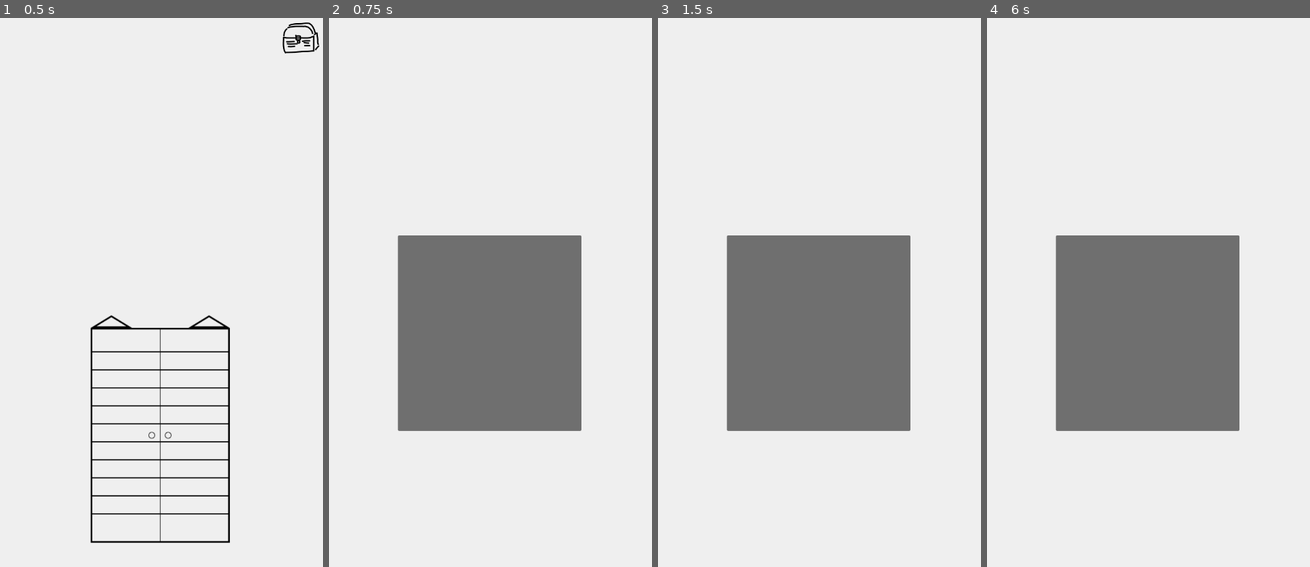
Above: before the commit, frames 1-4 (left to right).
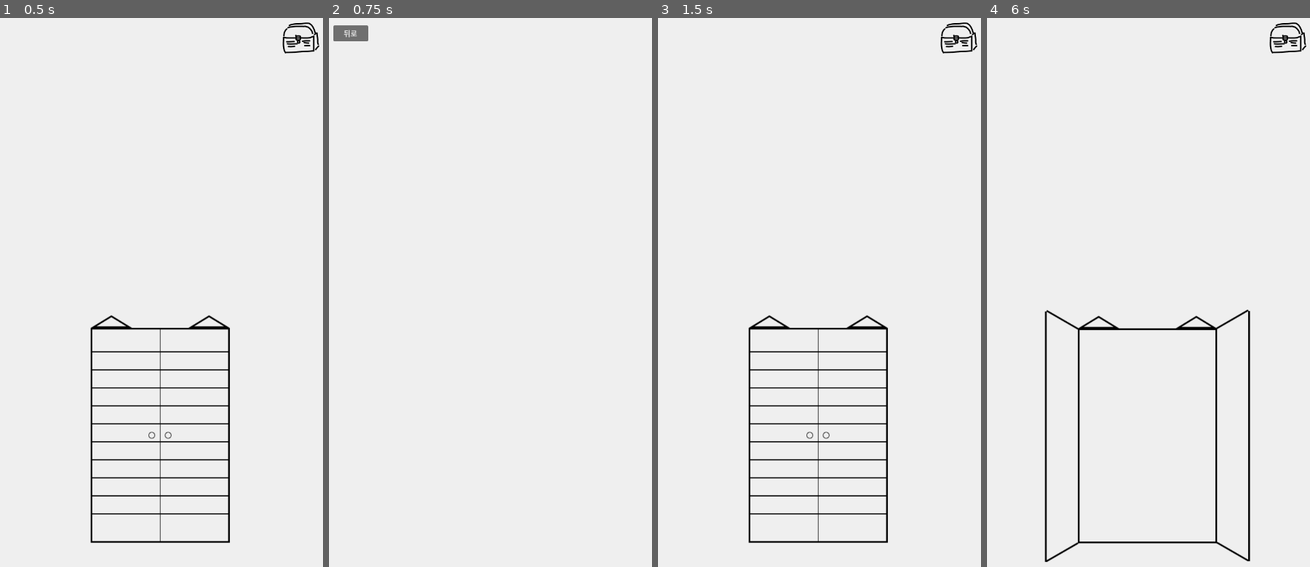
Above: after the commit, the same moments.

Repository: oycoyj2/whatsinthecabinet
Game: Godot game, scene res://scenes/main_scene.tscn
Same seed, same stepped clock (60 frames per second), same inputs: the game is played once before the commit and once after it.
Inputs (mouse positions are in pixels of both pictures, inside the frame that each line leads up to):
- Up to frame 1 (0.5 s): no input
- Up to frame 2 (0.75 s): click (629, 39) at 0.5 s
- Up to frame 3 (1.5 s): click (680, 34) at 1.25 s, where only the run after the commit has a clickable "뒤로"
- Up to frame 4 (6 s): click (1287, 39) at 2.02 s; click (1009, 34) at 2.75 s, where only the run after the commit has a clickable "뒤로"; click (1287, 39) at 3.52 s; click (1009, 34) at 4.25 s, where only the run after the commit has a clickable "뒤로"; tap Enter at 5 s; move the mouse to (1219, 281) at 5.02 s; click (1219, 281) at 5.17 s; tap Space at 5.75 s; move the mouse to (1080, 336) at 5.77 s; click (1080, 336) at 5.92 s

Frame 1 is identical in both runs. In frame 2, 21% of the frame differs, in the area x 1-79%, y 1-76%; in frame 3, 22%; in frame 4, 22%, in the area x 17-99%, y 0-100%.

Commit message:
#3 - 메인씬에서 아이템을 획득하면 컬렉션에 추가
획득한 아이템의 배치가 이상하지만, 일단 캐비넷에서 획득한 아이템을 컬렉션 씬에 나오게 하는데는 성공.

Diff:
--- a/project.godot
+++ b/project.godot
@@ -15,6 +15,10 @@
 config/features=PackedStringArray("4.3", "Mobile")
 config/icon="res://icon.svg"
 
+[autoload]
+
+CollectionManager="*res://scripts/collection_manager.gd"
+
 [display]
 
 window/size/viewport_width=720
--- /dev/null
+++ b/scenes/collection.gd
@@ -0,0 +1,45 @@
+extends Control
+
+@onready var grid_container = $ScrollContainer/GridContainer
+@onready var back_button = $BackButton
+
+func _ready():
+	display_collected_items()
+	print("CollectionScene이 준비되었습니다.")
+
+func display_collected_items():
+	var items = CollectionManager.get_collected_items()
+	print("수집된 아이템 수:", items.size())
+	for item in items:
+		var texture_button = TextureButton.new()
+		var texture = load(item.texture_path)
+		if texture:
+			texture_button.texture_normal = texture
+			texture_button.texture_hover = texture
+			texture_button.texture_pressed = texture
+		else:
+			print("Error: 아이템 텍스처를 로드할 수 없습니다:", item.texture_path)
+			continue  # 텍스처 로드 실패 시 해당 아이템을 건너뜁니다.
+
+		# 버튼 크기 및 설정 조정
+		texture_button.size = Vector2(2, 2) # 원하는 크기로 조정
+		texture_button.stretch_mode = TextureButton.STRETCH_KEEP_ASPECT_CENTERED
+
+		# 아이템 클릭 시 동작을 정의할 수 있습니다 (예: 상세보기)
+
+		# GridContainer에 버튼 추가
+		grid_container.add_child(texture_button)
+		print("컬렉션에 아이템 추가:", item.name)
+
+func _on_ItemButton_pressed(item: Dictionary):
+	# 아이템을 클릭했을 때의 동작을 정의합니다.
+	# 예를 들어, 아이템의 상세 정보를 표시하는 팝업을 열 수 있습니다.
+	print("아이템 클릭됨:", item.name)
+	# 추가적인 UI 요소를 통해 상세 정보를 표시할 수 있습니다.
+	# 예: 상세 정보 팝업 열기
+	# var popup = preload("res://scenes/ItemDetailPopup.tscn").instantiate()
+	# add_child(popup)
+	# popup.show_item_details(item)
+
+func _on_BackButton_pressed():
+	get_tree().change_scene_to_file.bind("res://scenes/main_scene.tscn").call_deferred()
--- a/scenes/collection_scene.tscn
+++ b/scenes/collection_scene.tscn
@@ -1,12 +1,28 @@
-[gd_scene format=3 uid="uid://b7qe7jbm67sbu"]
+[gd_scene load_steps=2 format=3 uid="uid://b7qe7jbm67sbu"]
 
-[node name="CollectionScene" type="Control"]
+[ext_resource type="Script" path="res://scenes/collection.gd" id="1_8srcu"]
+
+[node name="Collection" type="Control"]
 layout_mode = 3
 anchors_preset = 0
+script = ExtResource("1_8srcu")
 
-[node name="Panel" type="Panel" parent="."]
+[node name="ScrollContainer" type="ScrollContainer" parent="."]
 layout_mode = 0
-offset_left = 161.0
-offset_top = 480.0
-offset_right = 565.0
-offset_bottom = 910.0
+offset_right = 40.0
+offset_bottom = 40.0
+
+[node name="GridContainer" type="GridContainer" parent="ScrollContainer"]
+layout_mode = 2
+columns = 5
+
+[node name="BackButton" type="Button" parent="."]
+layout_mode = 0
+offset_left = 19.0
+offset_top = 18.0
+offset_right = 96.0
+offset_bottom = 53.0
+text = "뒤로"
+text_overrun_behavior = 1
+
+[connection signal="pressed" from="BackButton" to="." method="_on_BackButton_pressed"]
--- a/scripts/cabinet.gd
+++ b/scripts/cabinet.gd
@@ -80,3 +80,5 @@
 	item_sprite.scale = Vector2(1, 1)
 	item_sprite.visible = true
 	print("아이템 획득:", item.name)
+
+	CollectionManager.add_item(item)
--- /dev/null
+++ b/scripts/collection_manager.gd
@@ -0,0 +1,13 @@
+extends Node
+
+# 수집된 아이템을 저장할 배열
+var collected_items = []
+
+# 아이템을 추가하는 함수
+func add_item(item: Dictionary):
+	collected_items.append(item)
+	print("아이템이 컬렉션에 추가되었습니다:", item.name)
+
+# 모든 수집된 아이템을 반환하는 함수
+func get_collected_items() -> Array:
+	return collected_items
